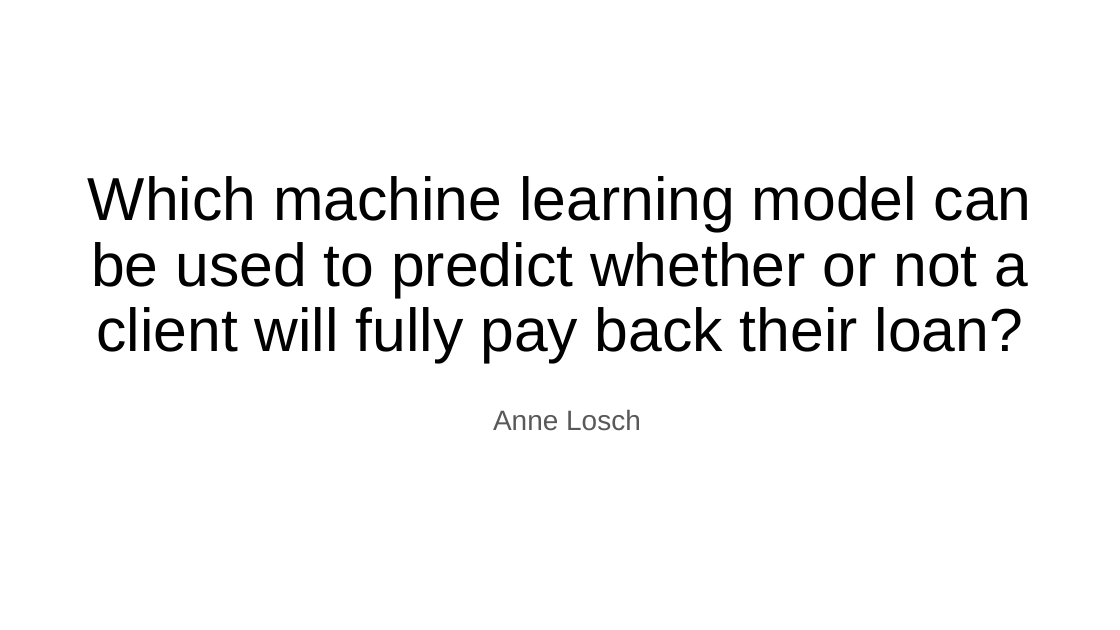
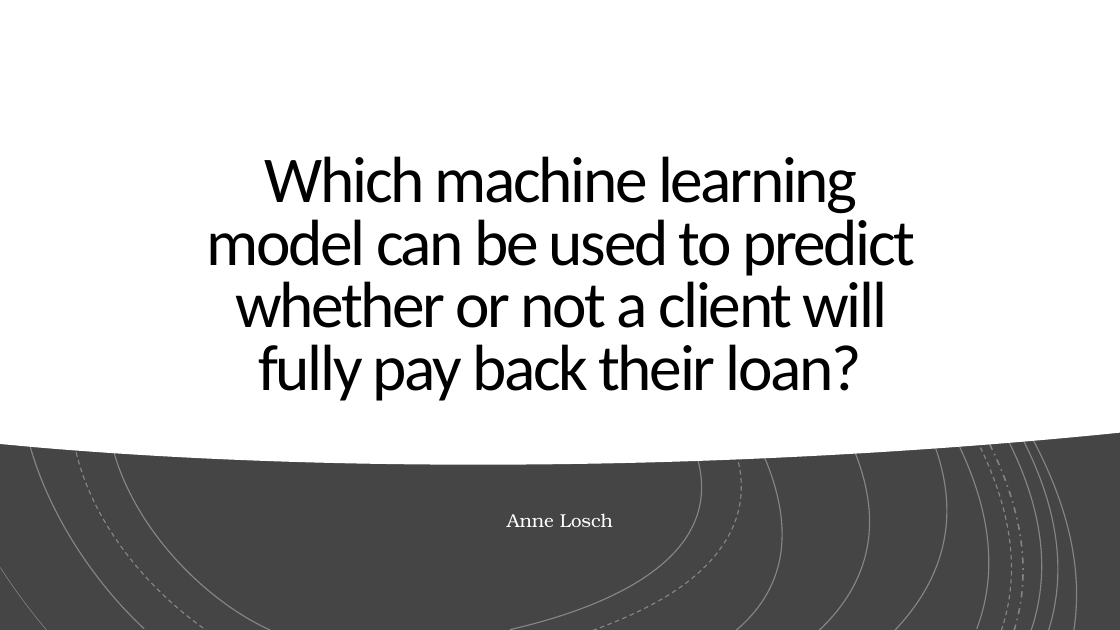
Before and after one commit to mathisme/ThinkfulSLCap, a slide deck: slide 1 of Capstone2.pptx. Drawn at 1120x630 pixels with LibreOffice and Linux fonts; fonts in the diff are those of the drawing. Boxes give left, top, right and bottom in pixels: in the first picture for what was removed or moved away, otherwise in the second. Text is boxed around its words. In the diff, an @@ line names an element or a change of style, - is before the commit and + after.

```diff
--- a/Capstone2.pptx
+++ b/Capstone2.pptx
@@ rectangle added at bbox=[0, 0, 1120, 630], fill #454545 @@
@@ freeform shape added at bbox=[0, 0, 1120, 465], fill #FFFFFF @@
@@ group added at bbox=[0, 0, 1119, 630]: 14 freeform shapes @@
@@ group added at bbox=[0, 0, 1119, 630]: 14 freeform shapes @@
@@ title "Which machine learning model can ...": place and size @@
-title "Which machine learning model can ..." at bbox=[88, 176, 1032, 363]
+title "Which machine learning model can ..." at bbox=[207, 156, 915, 401]
@@ title "Which machine learning model can ..." at bbox=[207, 156, 915, 401]: size 39 to 42 pt, font Arial to Calibri, letter spacing 0 to -1.5 pt; line spacing 0.9 to 0.8; vertical alignment bottom to middle @@
@@ text "Anne Losch": place and size @@
-text "Anne Losch" at bbox=[493, 409, 641, 431]
+text "Anne Losch" at bbox=[507, 513, 613, 527]
@@ text "Anne Losch" at bbox=[507, 513, 613, 527]: size 18 to 12 pt, font Arial to TeX Gyre Bonum, text colour #595959 to #FFFFFF; indent changed; line spacing 1.15 to 1; more space between paragraphs @@
```
Also in this commit, not shown: 18 other slides changed.
